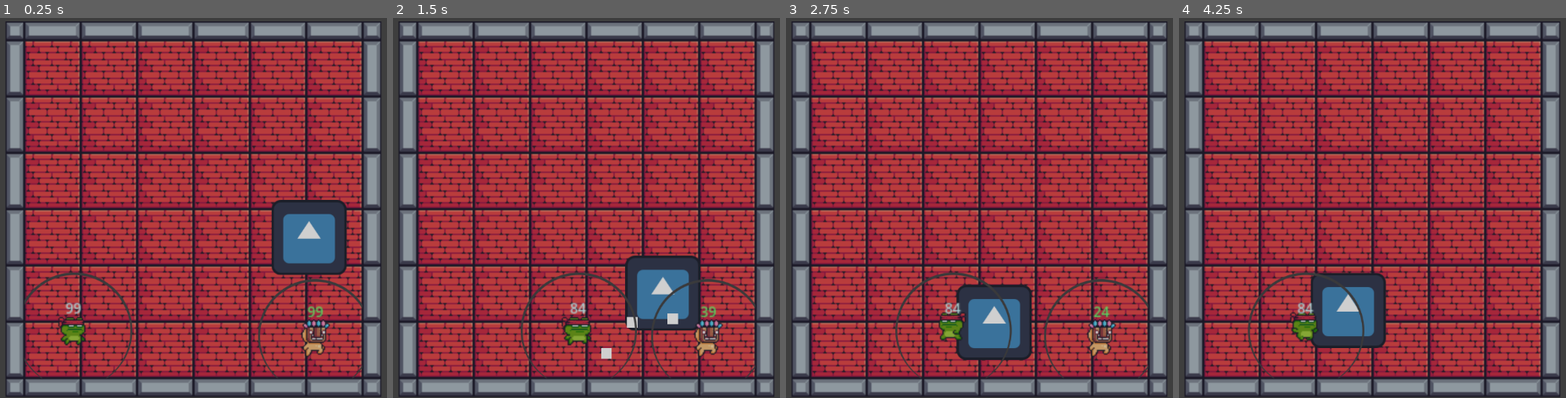
Above: before the commit, frames 1-4 (left to right).
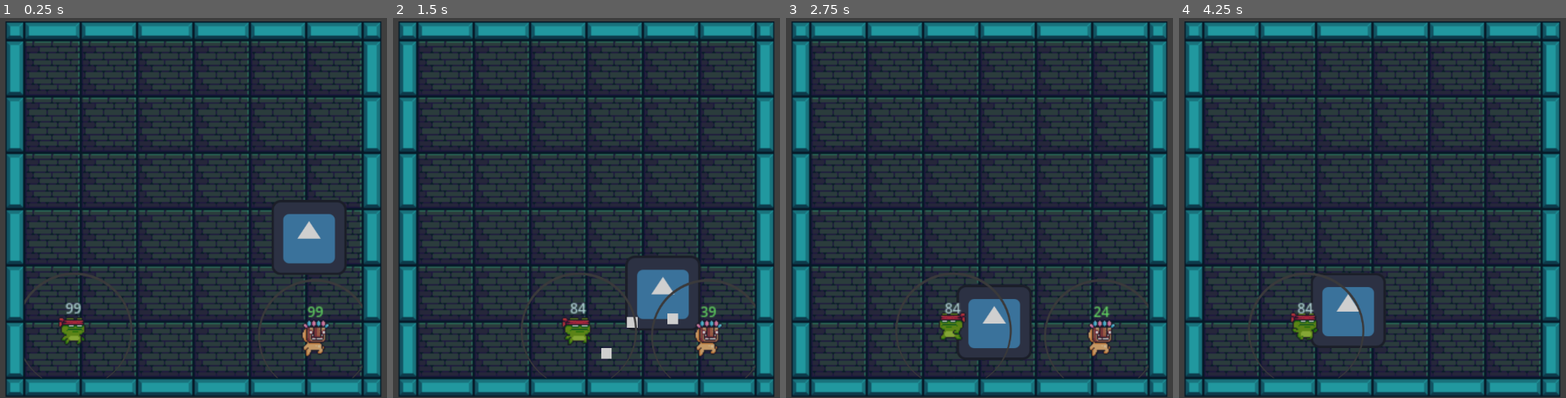
Above: after the commit, the same moments.

Repository: colinmcguiree/2d-game-project
Game: Godot game, scene res://game.tscn
Same seed, same stepped clock (60 frames per second), same inputs: the game is played once before the commit and once after it. This scene is started directly instead of the project's main scene. The engine's default icon, where the game draws it, is replaced by a stand-in: a white triangle on a blue panel in a dark square.
Inputs:
- Up to frame 1 (0.25 s): no input
- Up to frame 2 (1.5 s): tap Enter (ui_accept) at 0.5, 0.77 s; hold D (alt_right) from 0.53 s (still down); tap Q (p1_fire) at 0.6 s; tap / (p2_fire) at 0.8, 1.35 s
- Up to frame 3 (2.75 s): tap Enter (ui_accept) at 1.52 s; tap Q (p1_fire) at 1.55 s; release D (alt_right) at 2.03 s; hold A (alt_left) from 2.03 s (still down); hold E (P1_heal_key) from 2.03 s (still down); tap / (p2_fire) at 2.3 s
- Up to frame 4 (4.25 s): release A (alt_left) at 2.78 s; release E (P1_heal_key) at 2.78 s; hold D (alt_right) from 2.78 s (still down); tap . (P2_heal_key) at 2.85 s; tap Enter (ui_accept) at 3.02, 3.77 s; tap Q (p1_fire) at 3.05, 3.6 s; tap / (p2_fire) at 3.8 s

The runs differ from the first frame. In frame 1, 87% of the frame differs, in the area x 1-99%, y 1-100%; in frame 2, 87%; in frame 3, 88%; in frame 4, 88%.

Commit message:
Changed background, bullet colors
yipee. I do need. to do that. It's a matter of principle, Colin.

Diff:
--- a/game.tscn
+++ b/game.tscn
@@ -173,6 +173,7 @@
 position = Vector2(-87, 20)
 
 [node name="TileMapLayer" type="TileMapLayer" parent="." unique_id=621074108]
+modulate = Color(0.23137255, 1, 1, 1)
 tile_map_data = PackedByteArray("AAD5/wIAAAARAAQAAAD8/wIAAAARAAQAAAD//wIAAAARAAQAAAACAAIAAAARAAQAAAAFAAIAAAARAAQAAAAIAA …(944 unchanged characters)…
 tile_set = SubResource("TileSet_fc0e3")
 
--- a/player.gd
+++ b/player.gd
@@ -20,6 +20,7 @@
 	# print(facing)
 	get_parent().add_child(new_bullet)
 	new_bullet.position = bulletspawn.global_position
+	new_bullet.modulate = Color(1.0, 0.0, 1.0, 1.0)
 
 func _process(float):
 	if Input.is_action_just_pressed("p1_fire"):
--- a/second_player.gd
+++ b/second_player.gd
@@ -20,7 +20,7 @@
 	bullet.shooter = self
 	get_parent().add_child(bullet)
 	bullet.position = bulletspawn.global_position
-
+	bullet.modulate = Color(0.0, 1.0, 0.0, 1.0)
 
 
 func _process(float):
